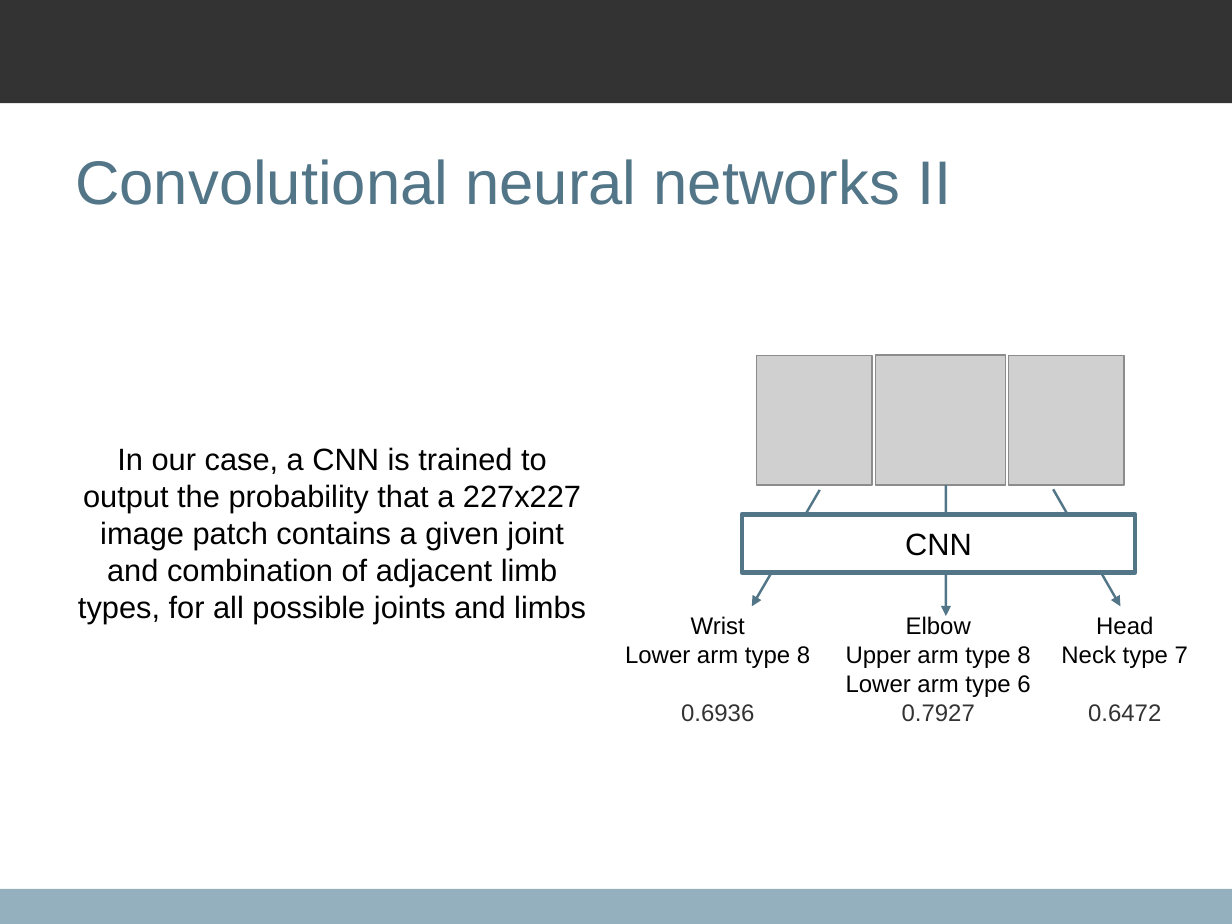
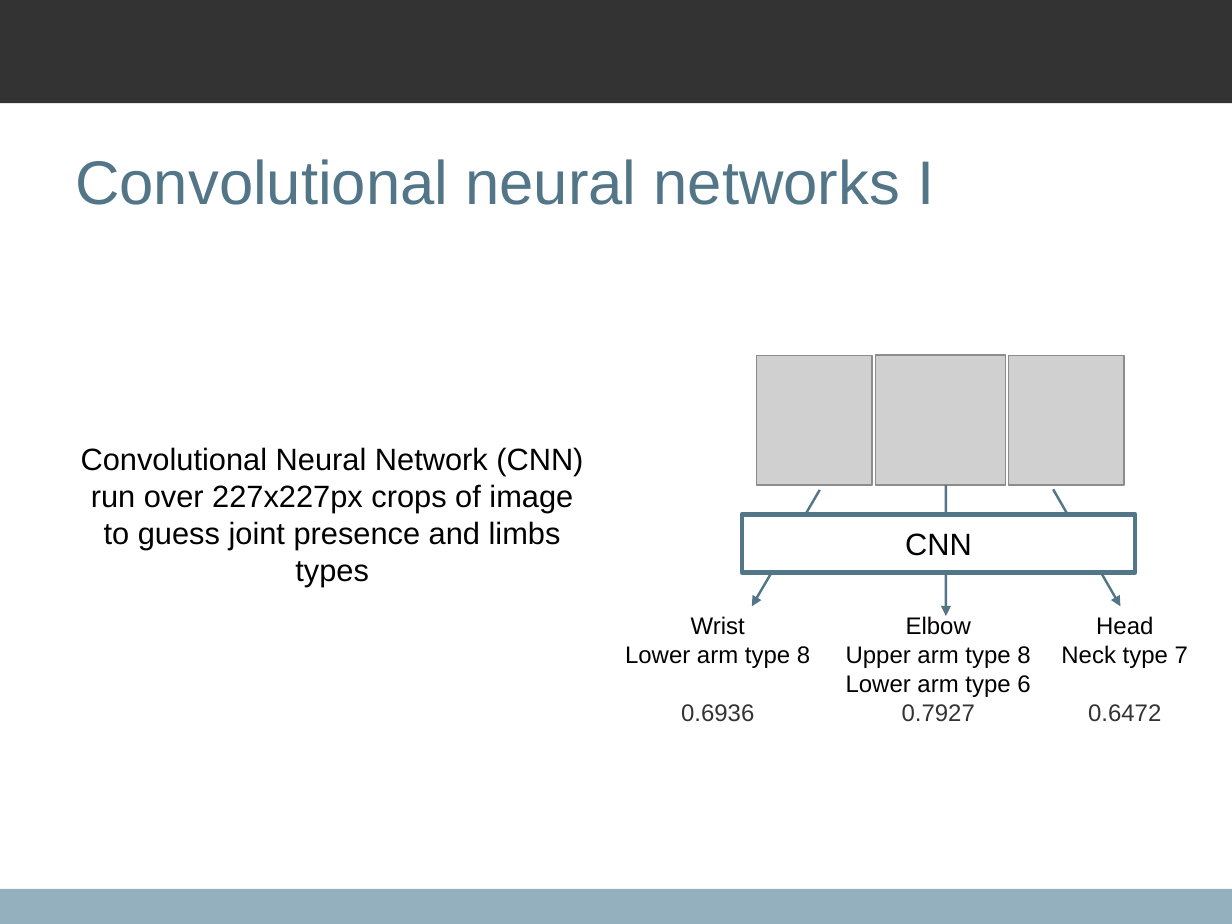
Before and after one commit to qxcv/comp2560, a slide deck: slide 8 of presentation/presentation.odp. Drawn at 1232x924 pixels with LibreOffice and Linux fonts; fonts in the diff are those of the drawing; grey boxes stand for pictures; background and template pictures are left out. Boxes give left, top, right and bottom in pixels: in the first picture for what was removed or moved away, otherwise in the second. Text is boxed around its words. In the diff, an @@ line names an element or a change of style, - is before the commit and + after.

Commit message:
Remove some slides

```diff
--- a/presentation/presentation.odp
+++ b/presentation/presentation.odp
@@ title at (75, 159, 934, 205): text changed @@
-Convolutional neural networks II
+Convolutional neural networks I
@@ text at (81, 447, 583, 587): text changed @@
-In our case, a CNN is trained to output the probability that a 227x227 image patch contains a given joint and combination of adjacent limb types, for all possible joints and limbs
+Convolutional Neural Network (CNN) run over 227x227px crops of image to guess joint presence and limbs types
```
Also in this commit, not shown: 3 other slides changed, 2 slides removed.
